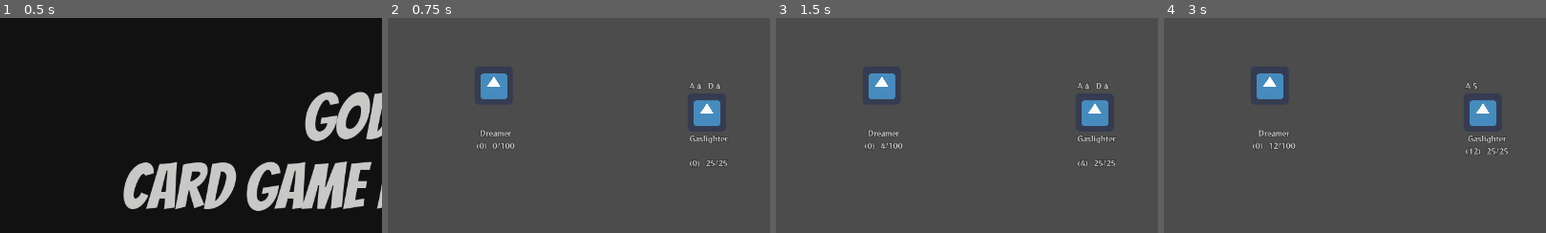
Above: before the commit, frames 1-4 (left to right).
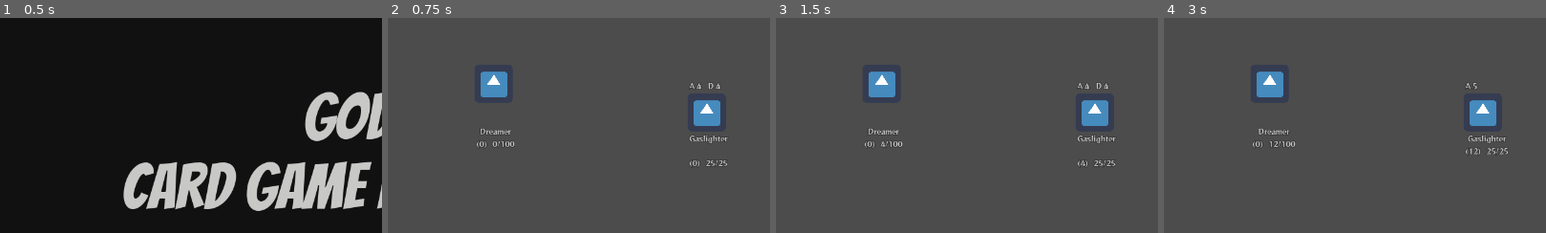
Above: after the commit, the same moments.

Repository: db0/hypnagonia
Game: Godot game, scene res://src/dreamscape/MainMenu.tscn
Two runs of this game, one before a commit and one after it. Both use one fixed random seed, a clock stepped at 60 frames per second and the inputs below. The engine's default icon, where the game draws it, is replaced by a stand-in: a white triangle on a blue panel in a dark square.
Inputs:
- Up to frame 1 (0.5 s): no input
- Up to frame 2 (0.75 s): click "Single Player Demo" at 0.5 s
- Up to frame 3 (1.5 s): click "End Turn" at 1.25 s
- Up to frame 4 (3 s): click "End Turn" at 2 s; click "End Turn" at 2.75 s
The pictures show only the part of the screen within x 0-50%, y 0-50%; the shares and areas given below are measured in that part.

Frame 1 is identical in both runs. In frame 2, 0.5% of the frame differs, in the area x 23-34%, y 24-62%; in frame 3, 0.5%; in frame 4, 0.5%.

Commit message:
made enemy enemyintents into combatsignifier

Diff:
--- a/project.godot
+++ b/project.godot
@@ -99,6 +99,11 @@
 "language": "GDScript",
 "path": "res://src/dreamscape/CombatEntity.gd"
 }, {
+"base": "HBoxContainer",
+"class": "CombatSignifier",
+"language": "GDScript",
+"path": "res://src/dreamscape/CombatSignifier.gd"
+}, {
 "base": "Control",
 "class": "Counters",
 "language": "GDScript",
@@ -174,7 +179,7 @@
 "language": "GDScript",
 "path": "res://src/dreamscape/cards/sets/Enemies.gd"
 }, {
-"base": "Reference",
+"base": "CombatEntity",
 "class": "EnemyEntity",
 "language": "GDScript",
 "path": "res://src/dreamscape/enemies/EnemyEntity.gd"
@@ -273,11 +278,6 @@
 "class": "ScriptingEngine",
 "language": "GDScript",
 "path": "res://src/core/ScriptingEngine.gd"
-}, {
-"base": "HBoxContainer",
-"class": "SingleIntent",
-"language": "GDScript",
-"path": "res://src/dreamscape/enemies/SingleIntent.gd"
 }, {
 "base": "Line2D",
 "class": "TargetingArrow",
@@ -328,6 +328,7 @@
 "CardFront": "",
 "CardLabel": "",
 "CombatEntity": "",
+"CombatSignifier": "",
 "Counters": "",
 "CustomScripts": "",
 "DBDeckCardObject": "",
@@ -363,7 +364,6 @@
 "ScriptProperties": "",
 "ScriptTask": "",
 "ScriptingEngine": "",
-"SingleIntent": "",
 "TargetingArrow": "",
 "Token": "",
 "TokenDrawer": "",
--- a/src/dreamscape/CombatEntity.gd
+++ b/src/dreamscape/CombatEntity.gd
@@ -7,6 +7,7 @@
 onready var health_label : Label = $HBC/Health
 onready var name_label : Label = $Name
 onready var armor_label : Label = $HBC/Armor
+onready var active_effects := $ActiveEffects
 
 var health : int setget set_health
 var max_health : int setget set_max_health
@@ -14,7 +15,7 @@
 var canonical_name: String
 var type: String
 var entity_size : Vector2
-var active_effects := []
+
 # Holding all the details from the CombatEntity, in case
 # we need to retrieve some extra ones, depending on the type
 var _properties : Dictionary
--- a/src/dreamscape/CombatEntity.tscn
+++ b/src/dreamscape/CombatEntity.tscn
@@ -76,4 +76,9 @@
 margin_bottom = 14.0
 text = "0/30"
 
+[node name="ActiveEffects" type="HBoxContainer" parent="."]
+margin_top = 121.0
+margin_right = 65.0
+margin_bottom = 121.0
+
 [node name="Highlight" parent="." instance=ExtResource( 3 )]
--- /dev/null
+++ b/src/dreamscape/CombatSignifier.gd
@@ -0,0 +1,34 @@
+class_name CombatSignifier
+extends HBoxContainer
+
+onready var signifier_label := $Signifier/Label
+onready var signifier_icon := $Signifier/Icon
+onready var signifier_amount := $Amount
+onready var decription_popup := $Description
+onready var decription_label := $Description/Label
+
+func setup(signifier_details: Dictionary, signifier_name: String) -> void:
+#	print_debug("Setting up intent: " + intent_name)
+	if signifier_details.has("icon") and signifier_details.icon:
+		pass
+	else:
+		signifier_icon.visible = false
+		signifier_label.text = signifier_name[0]
+	if signifier_details.get("amount") != null:
+		signifier_amount.text = str(signifier_details.amount)
+	else:
+		signifier_amount.visible = false
+	if signifier_details.has("description"):
+		decription_label.text = signifier_details.description
+	else:
+		decription_label.text = signifier_name
+
+
+
+func _on_SingleIntent_mouse_entered() -> void:
+	decription_popup.visible = true
+	decription_popup.rect_global_position = rect_global_position - Vector2(0,30)
+
+
+func _on_SingleIntent_mouse_exited() -> void:
+	decription_popup.visible = false
--- a/src/dreamscape/enemies/SingleIntent.tscn
+++ b/src/dreamscape/CombatSignifier.tscn
@@ -1,8 +1,8 @@
 [gd_scene load_steps=2 format=2]
 
-[ext_resource path="res://src/dreamscape/enemies/SingleIntent.gd" type="Script" id=1]
+[ext_resource path="res://src/dreamscape/CombatSignifier.gd" type="Script" id=1]
 
-[node name="SingleIntent" type="HBoxContainer"]
+[node name="CombatSignifier" type="HBoxContainer"]
 margin_right = 21.0
 margin_bottom = 14.0
 custom_constants/separation = -3
@@ -11,20 +11,19 @@
 "_edit_use_anchors_": false
 }
 
-[node name="IntentIcon" type="MarginContainer" parent="."]
+[node name="Signifier" type="MarginContainer" parent="."]
 margin_right = 9.0
 margin_bottom = 14.0
 mouse_filter = 1
 
-[node name="Label" type="Label" parent="IntentIcon"]
+[node name="Label" type="Label" parent="Signifier"]
 margin_right = 9.0
 margin_bottom = 14.0
 mouse_filter = 1
 text = "A"
 uppercase = true
-percent_visible = -1.0
 
-[node name="Icon" type="TextureRect" parent="IntentIcon"]
+[node name="Icon" type="TextureRect" parent="Signifier"]
 margin_right = 9.0
 margin_bottom = 14.0
 
@@ -41,8 +40,10 @@
 margin_bottom = 14.0
 
 [node name="Label" type="Label" parent="Description"]
-margin_right = 40.0
-margin_bottom = 14.0
+margin_left = 4.0
+margin_top = 4.0
+margin_right = 4.0
+margin_bottom = 18.0
 
 [connection signal="mouse_entered" from="." to="." method="_on_SingleIntent_mouse_entered"]
 [connection signal="mouse_exited" from="." to="." method="_on_SingleIntent_mouse_exited"]
--- a/src/dreamscape/PlayerEntity.tscn
+++ b/src/dreamscape/PlayerEntity.tscn
@@ -26,3 +26,8 @@
 margin_left = 20.0
 margin_right = 73.0
 text = "100/100"
+
+[node name="CombatEffects" parent="." index="3"]
+margin_top = 104.0
+margin_right = 73.0
+margin_bottom = 104.0
--- a/src/dreamscape/enemies/EnemyEntity.tscn
+++ b/src/dreamscape/enemies/EnemyEntity.tscn
@@ -21,3 +21,7 @@
 [node name="HBC" parent="." index="3"]
 margin_top = 121.0
 margin_bottom = 135.0
+
+[node name="CombatEffects" parent="." index="4"]
+margin_top = 139.0
+margin_bottom = 139.0
--- a/src/dreamscape/enemies/EnemyIntents.gd
+++ b/src/dreamscape/enemies/EnemyIntents.gd
@@ -1,7 +1,7 @@
 class_name EnemyIntents
 extends HBoxContainer
 
-const SINGLE_INTENT_SCENE = preload("res://src/dreamscape/enemies/SingleIntent.tscn")
+const SINGLE_INTENT_SCENE = preload("res://src/dreamscape/CombatSignifier.tscn")
 
 var current_intents: Array
 var all_intents: Array
@@ -38,7 +38,7 @@
 #				print_debug("Set Intent Value: " + intent_array[1])
 			current_intents.append(intent_scripts)
 			for single_intent in intent_scripts:
-				var new_intent : SingleIntent = SINGLE_INTENT_SCENE.instance()
+				var new_intent : CombatSignifier = SINGLE_INTENT_SCENE.instance()
 				add_child(new_intent)
 				new_intent.setup(single_intent, intent_name)
 
--- a/src/dreamscape/enemies/EnemyIntents.tscn
+++ b/src/dreamscape/enemies/EnemyIntents.tscn
@@ -1,7 +1,7 @@
 [gd_scene load_steps=3 format=2]
 
 [ext_resource path="res://src/dreamscape/enemies/EnemyIntents.gd" type="Script" id=1]
-[ext_resource path="res://src/dreamscape/enemies/SingleIntent.tscn" type="PackedScene" id=2]
+[ext_resource path="res://src/dreamscape/CombatSignifier.tscn" type="PackedScene" id=2]
 
 [node name="EnemyIntents" type="HBoxContainer"]
 margin_right = 14.0
--- a/src/dreamscape/enemies/SingleIntent.gd
+++ /dev/null
@@ -1,34 +0,0 @@
-class_name SingleIntent
-extends HBoxContainer
-
-onready var intent_label := $IntentIcon/Label
-onready var intent_icon := $IntentIcon/Icon
-onready var intent_amount := $Amount
-onready var decription_popup := $Description
-onready var decription_label := $Description/Label
-
-func setup(intent_details: Dictionary, intent_name: String) -> void:
-#	print_debug("Setting up intent: " + intent_name)
-	if intent_details.has("icon") and intent_details.icon:
-		pass
-	else:
-		intent_icon.visible = false
-		intent_label.text = intent_name[0]
-	if intent_details.get("amount") != null:
-		intent_amount.text = str(intent_details.amount)
-	else:
-		intent_amount.visible = false
-	if intent_details.has("description"):
-		decription_label.text = intent_details.description
-	else:
-		decription_label.text = intent_name
-
-
-
-func _on_SingleIntent_mouse_entered() -> void:
-	decription_popup.visible = true
-	decription_popup.rect_global_position = rect_global_position - Vector2(0,30)
-
-
-func _on_SingleIntent_mouse_exited() -> void:
-	decription_popup.visible = false
